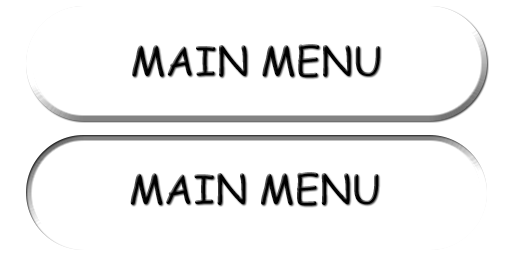
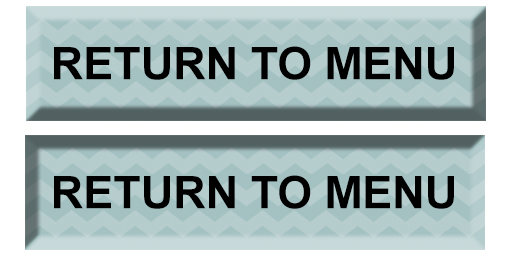
Two versions of the same layered image (512x256). Layer-by-layer changes:
moved "txt1" above "Lag 1", painted on it over 54, 44, 454, 80
removed layer "rect2" over 26, 135, 487, 250
removed layer "rect1" over 26, 6, 487, 121
added layer "Lag 1" above "txt2" over 26, 6, 486, 121
painted on "txt2" over 54, 172, 454, 209
added layer "Lag 1 kopier" over 25, 135, 485, 250
